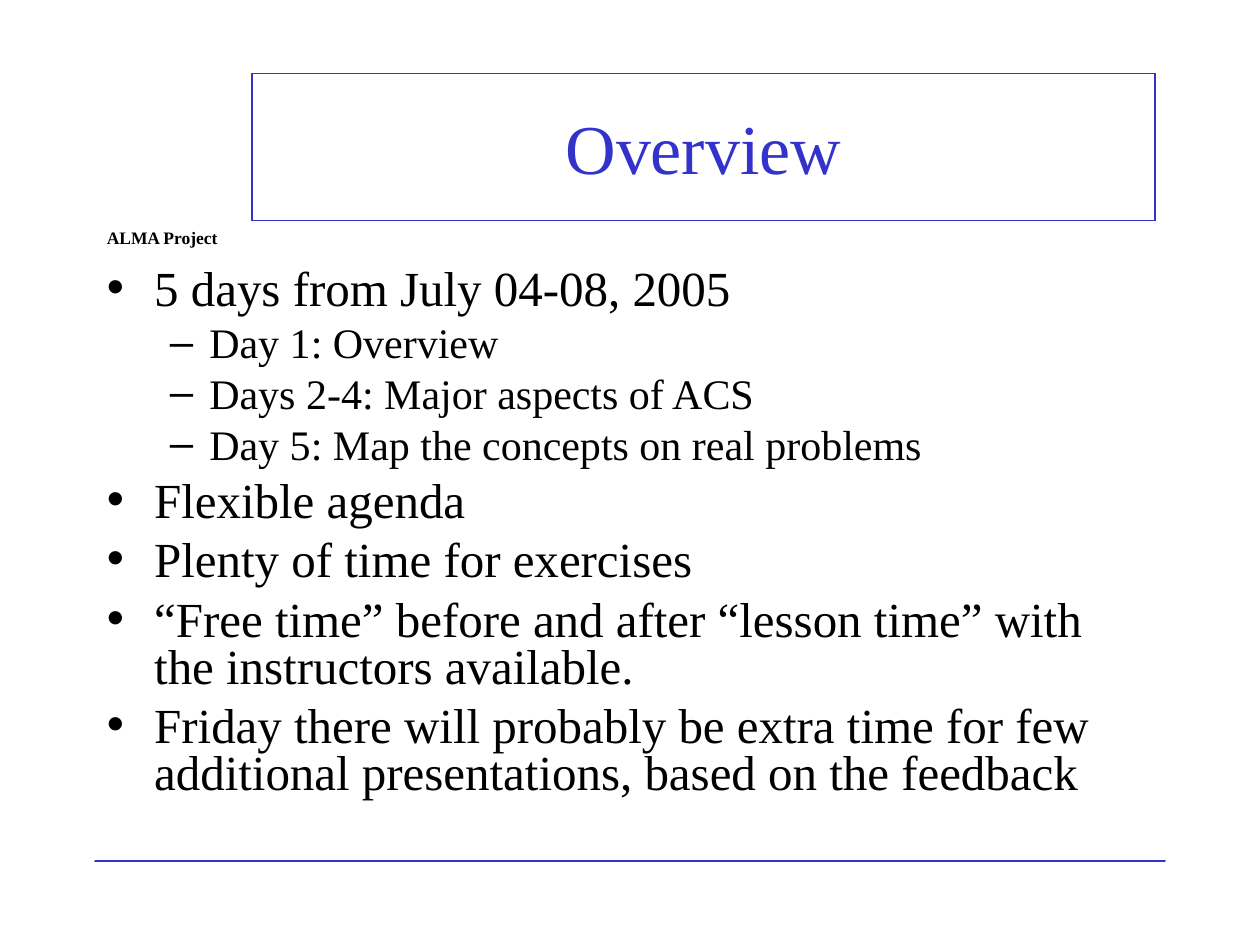
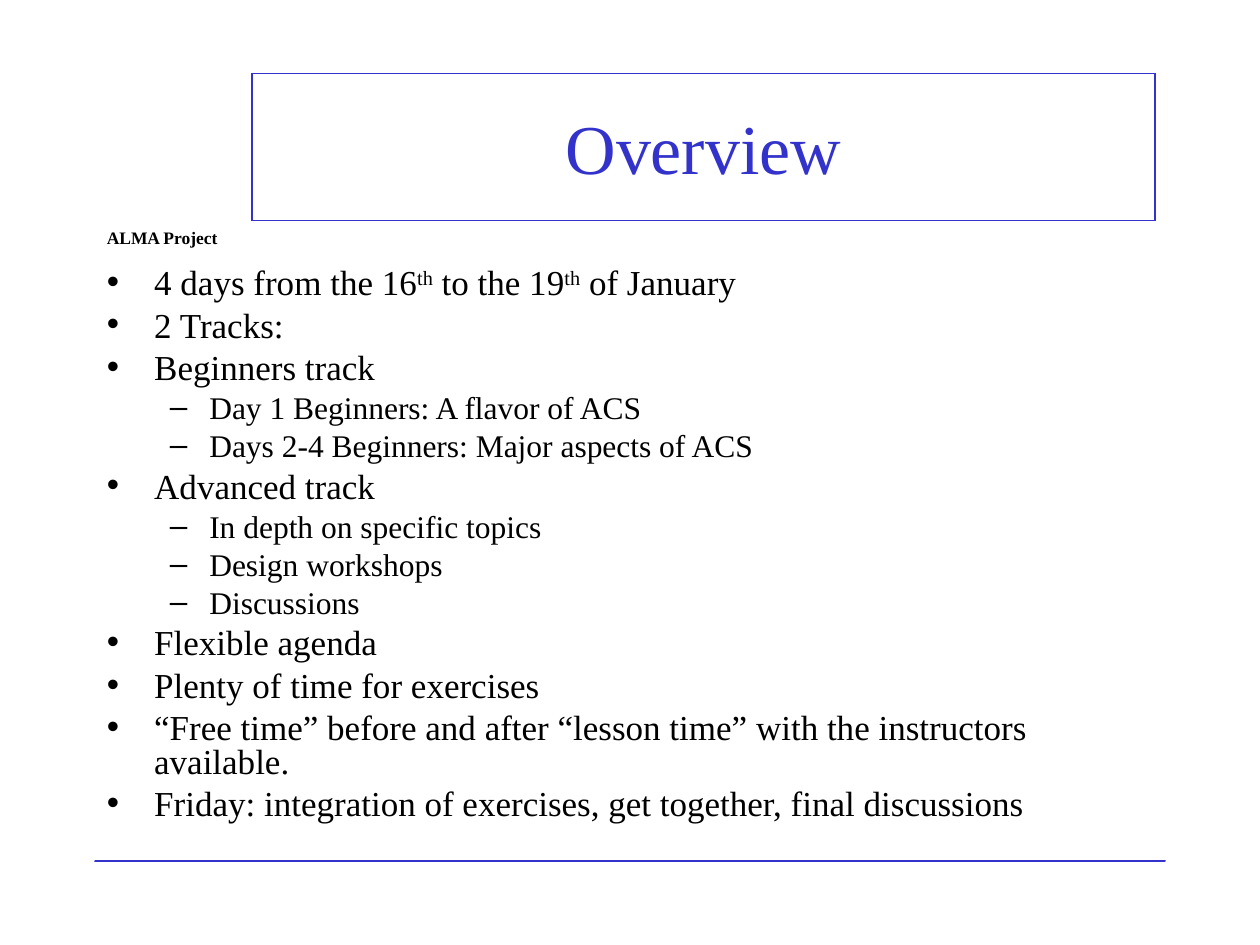
Before and after one commit to ACS-Community/ACS, a slide deck: slide 2 of Documents/ACS-Course/ACSCourse-Wellcome.ppt. Drawn at 1260x945 pixels with LibreOffice and Linux fonts; fonts in the diff are those of the drawing; background and template pictures are left out. Boxes give left, top, right and bottom in pixels: in the first picture for what was removed or moved away, otherwise in the second. Text is boxed around its words. In the diff, an @@ line names an element or a change of style, - is before the commit and + after.

```diff
--- a/Documents/ACS-Course/ACSCourse-Wellcome.ppt
+++ b/Documents/ACS-Course/ACSCourse-Wellcome.ppt
@@ text at bbox=[154, 270, 753, 615]: text changed; size 24 to 18 pt @@
-• 5 days from July 04-08, 2005
-  – Day 1: Overview
-  – Days 2-4: Major aspects of ACS
-  – Day 5: Map the concepts on real problems
+• 4 days from the 16th to the 19th of January
+• 2 Tracks:
+• Beginners track
+  – Day 1 Beginners: A flavor of ACS
+  – Days 2-4 Beginners: Major aspects of ACS
+• Advanced track
+  – In depth on specific topics
+  – Design workshops
+  – Discussions
@@ text at bbox=[154, 630, 1027, 775]: size 28 to 20 pt in "Flexible agenda", "Plenty of time for exercises", "“Free time” before and after “lesson time” ..."; less space between paragraphs @@
@@ text at bbox=[154, 791, 1024, 824]: text changed; size 28 to 20 pt @@
-• Friday there will probably be extra time for few additional presentations, based on the feedback
+• Friday: integration of exercises, get together, final discussions
```
Also in this commit, not shown: 1 slide added, 3 slides removed.
